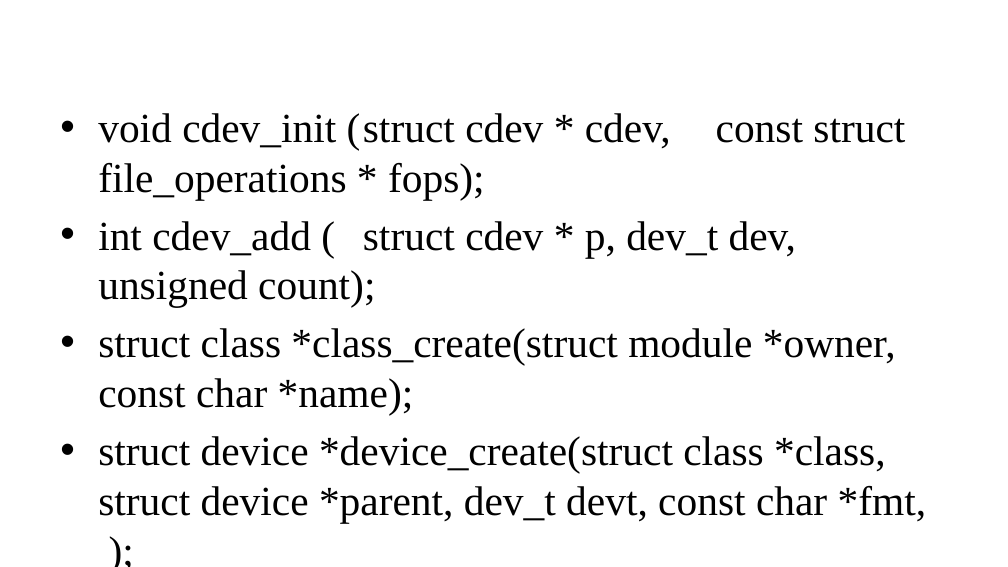
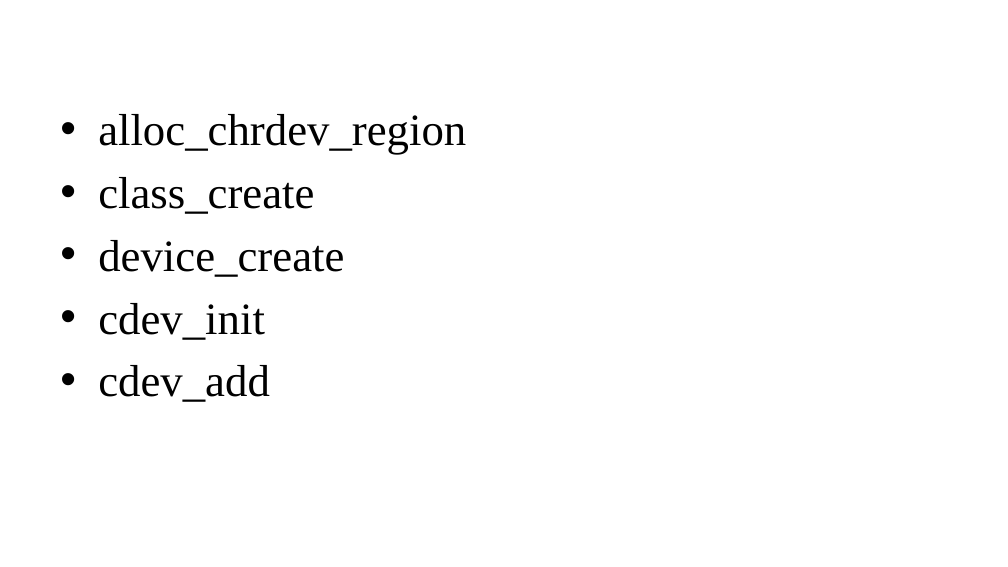
Before and after one commit to phuthodien/training_linux_embedded, a slide deck: slide 11 of bai 10/Character device driver.pptx. Drawn at 1008x567 pixels with LibreOffice and Linux fonts; fonts in the diff are those of the drawing; background and template pictures are left out. Boxes give left, top, right and bottom in pixels: in the first picture for what was removed or moved away, otherwise in the second. Text is boxed around its words. In the diff, an @@ line names an element or a change of style, - is before the commit and + after.

```diff
--- a/bai 10/Character device driver.pptx
+++ b/bai 10/Character device driver.pptx
@@ text at (98,114,466,402): text changed; size 29.6 to 32 pt @@
-• void cdev_init ( struct cdev * cdev, const struct file_operations * fops);
-• int cdev_add ( struct cdev * p, dev_t dev, unsigned count);
-• struct class *class_create(struct module *owner, const char *name);
-• struct device *device_create(struct class *class, struct device *parent, dev_t devt, const char *fmt, );
+• alloc_chrdev_region
+• class_create
+• device_create
+• cdev_init
+• cdev_add
```
Also in this commit, not shown: 2 other slides changed, 3 other files.
